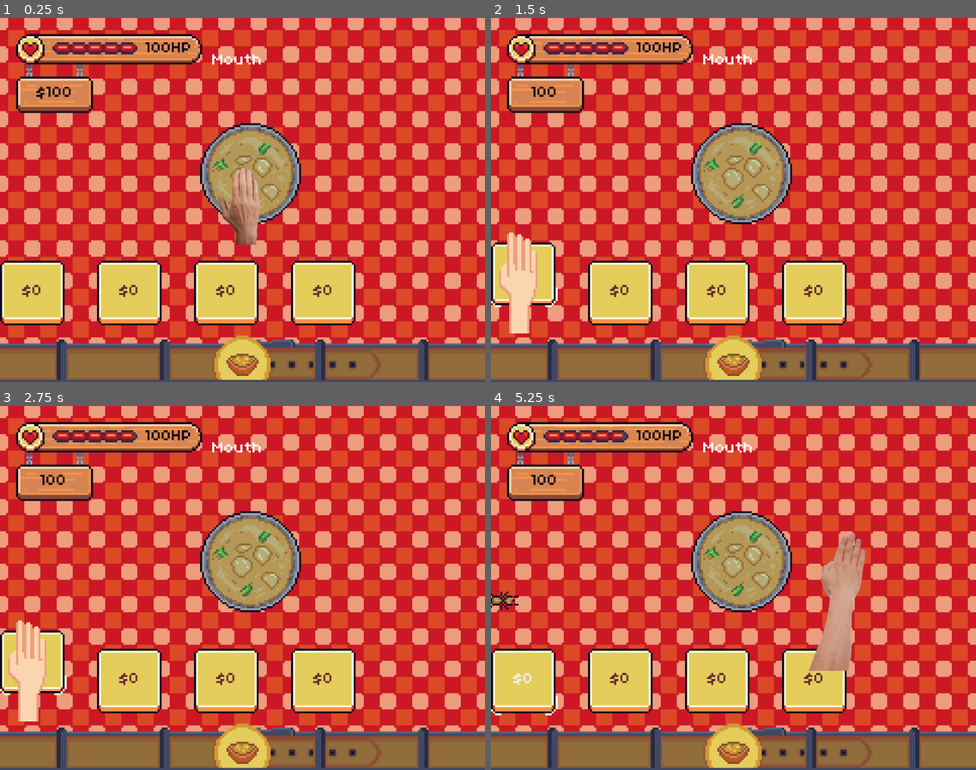
Above: before the commit, frames 1-4 (two rows, left to right).
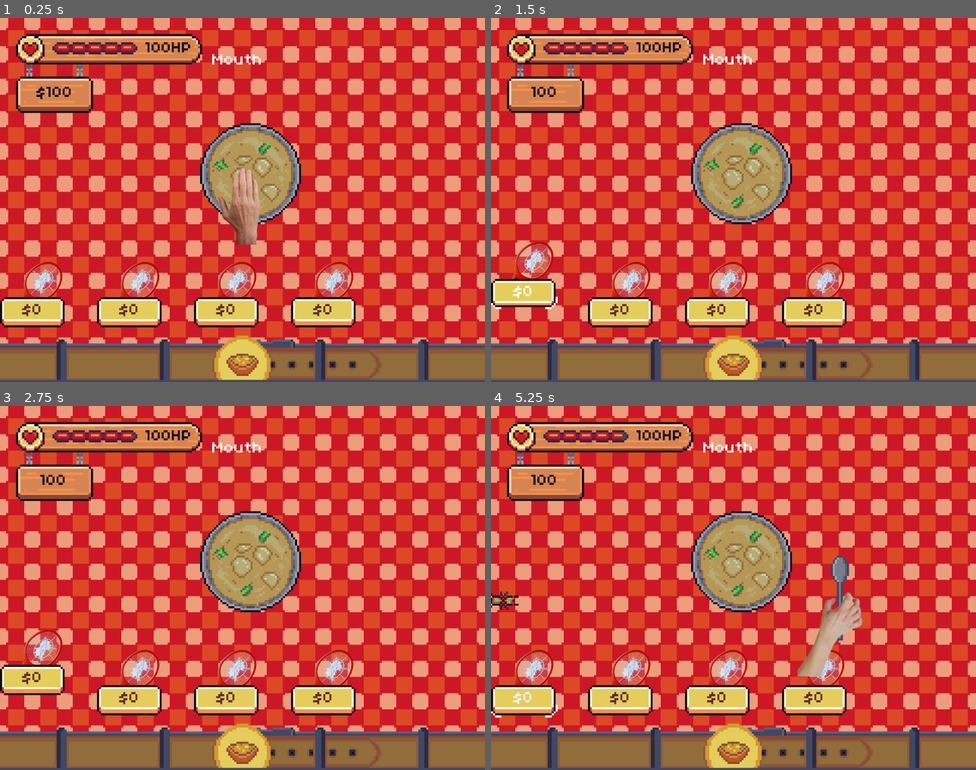
Above: after the commit, the same moments.

Repository: mattismoel/rage-room
Game: Godot game, scene res://scenes/game.tscn
Two runs of this game, one before a commit and one after it. Both use one fixed random seed, a clock stepped at 60 frames per second and the inputs below. The engine's default icon, where the game draws it, is replaced by a stand-in: a white triangle on a blue panel in a dark square.
Inputs (mouse positions are in pixels of both pictures, inside the frame that each line leads up to):
- Up to frame 1 (0.25 s): no input
- Up to frame 2 (1.5 s): click (524, 294) at 0.52 s; click "$0" at 1.25 s
- Up to frame 3 (2.75 s): click (33, 660) at 2.02 s
- Up to frame 4 (5.25 s): click "$0" at 2.75 s; click (524, 660) at 3.52 s; click "$0" at 4.25 s; move the mouse to (840, 569) at 5.02 s; press the mouse at (840, 569) at 5.03 s

The runs differ from the first frame. In frame 1, 7.4% of the frame differs, in the area x 0-74%, y 66-85%; in frame 2, 7.9%; in frame 3, 7.8%; in frame 4, 9.2%, in the area x 0-78%, y 35-86%.

Commit message:
fix pointer issue

Diff:
--- a/scenes/inventory/inventory_slot.tscn
+++ b/scenes/inventory/inventory_slot.tscn
@@ -94,6 +94,7 @@
 offset_bottom = 32.3491
 size_flags_vertical = 0
 mouse_filter = 1
+mouse_default_cursor_shape = 2
 theme_override_styles/focus = SubResource("StyleBoxEmpty_c00wg")
 theme_override_styles/disabled = SubResource("StyleBoxEmpty_td8r7")
 theme_override_styles/hover = SubResource("StyleBoxEmpty_u6pog")
@@ -122,11 +123,12 @@
 anchors_preset = 15
 anchor_right = 1.0
 anchor_bottom = 1.0
-offset_top = 0.349066
-offset_bottom = 0.349068
+offset_top = 18.0
+offset_bottom = 1.0
 grow_horizontal = 2
 grow_vertical = 2
 mouse_filter = 1
+mouse_default_cursor_shape = 2
 text = "$0"
 
 [node name="TitleLabel" type="Label" parent="MovableOnHover"]
